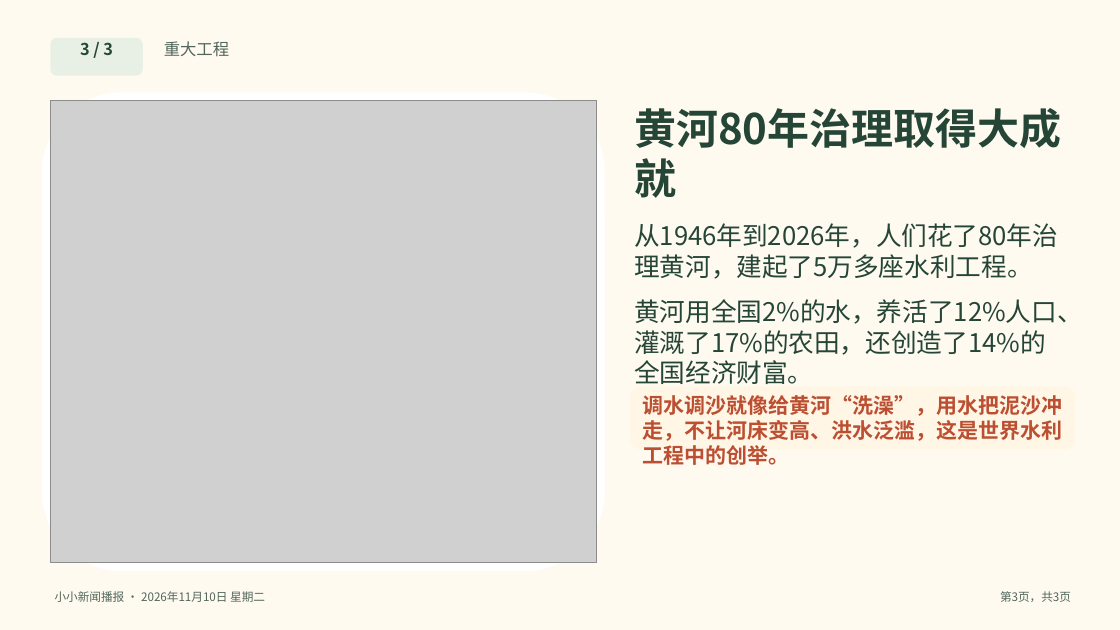
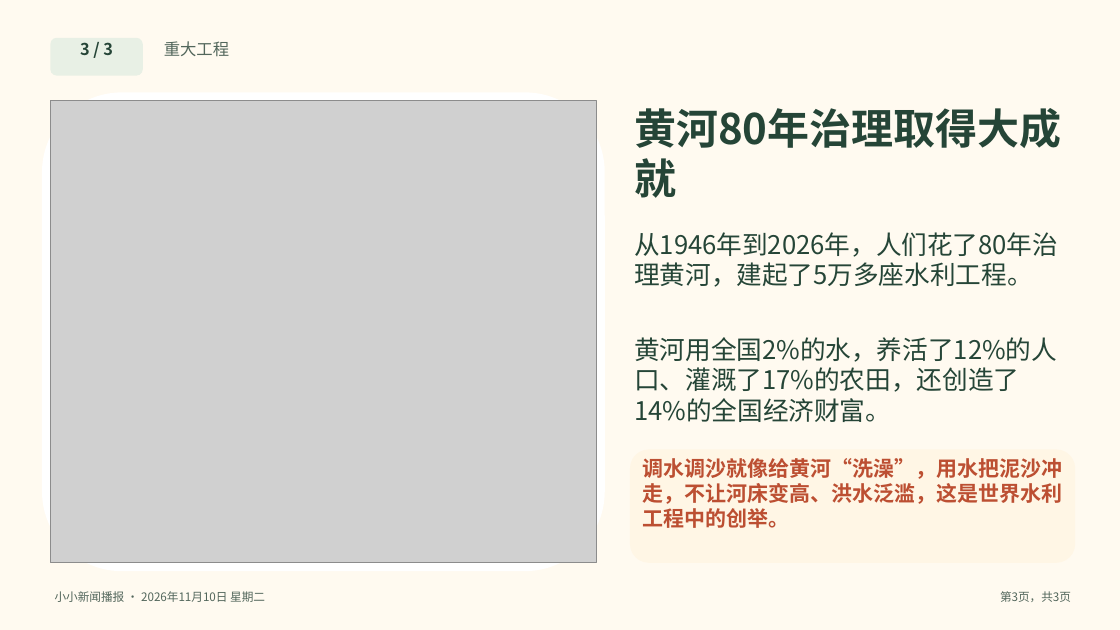
Before and after one commit to solomonhe-hgx/daily-news, a slide deck: slide 3 of daily-news/2026-11-10/今日新闻-2026-11-10.pptx. Drawn at 1120x630 pixels with LibreOffice and Linux fonts; fonts in the diff are those of the drawing; grey boxes stand for pictures. Boxes give left, top, right and bottom in pixels: in the first picture for what was removed or moved away, otherwise in the second. Text is boxed around its words. In the diff, an @@ line names an element or a change of style, - is before the commit and + after.

Commit message:
Fix Nov 10 edition: align PPT slide 3 copy, refresh weather forecast, layout fixes

```diff
--- a/daily-news/2026-11-10/今日新闻-2026-11-10.pptx
+++ b/daily-news/2026-11-10/今日新闻-2026-11-10.pptx
@@ text "从1946年到2026年，人们花了80年治理黄河，建起了5万多座水利工程。": place and size @@
-text "从1946年到2026年，人们花了80年治理黄河，建起了5万多座水利工程。" at [634,223,1058,279]
+text "从1946年到2026年，人们花了80年治理黄河，建起了5万多座水利工程。" at [634,232,1058,287]
@@ text at [634,337,1057,422]: text changed @@
-黄河用全国2%的水，养活了12%人口、灌溉了17%的农田，还创造了14%的全国经济财富。
+黄河用全国2%的水，养活了12%的人口、灌溉了17%的农田，还创造了14%的全国经济财富。
@@ rounded rectangle: place and size @@
-rounded rectangle at [630,386,1075,450]
+rounded rectangle at [630,450,1075,563]
@@ text "调水调沙就像给黄河“洗澡”，用水把泥沙冲走，不让河床变高、洪水泛滥，这是世界水利工程中的创举。": place and size @@
-text "调水调沙就像给黄河“洗澡”，用水把泥沙冲走，不让河床变高、洪水泛滥，这是世界水利工程中的创举。" at [643,395,1063,465]
+text "调水调沙就像给黄河“洗澡”，用水把泥沙冲走，不让河床变高、洪水泛滥，这是世界水利工程中的创举。" at [643,458,1063,528]
```
Also in this commit, not shown: 2 other slides changed, 6 other files.
